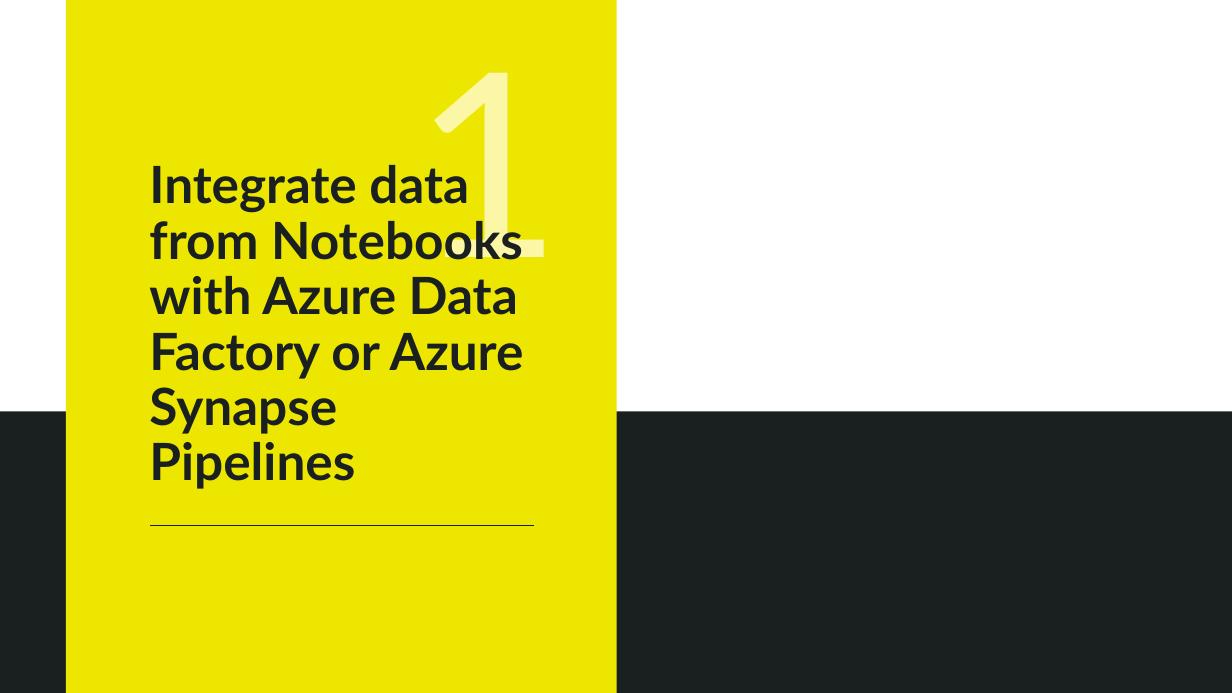
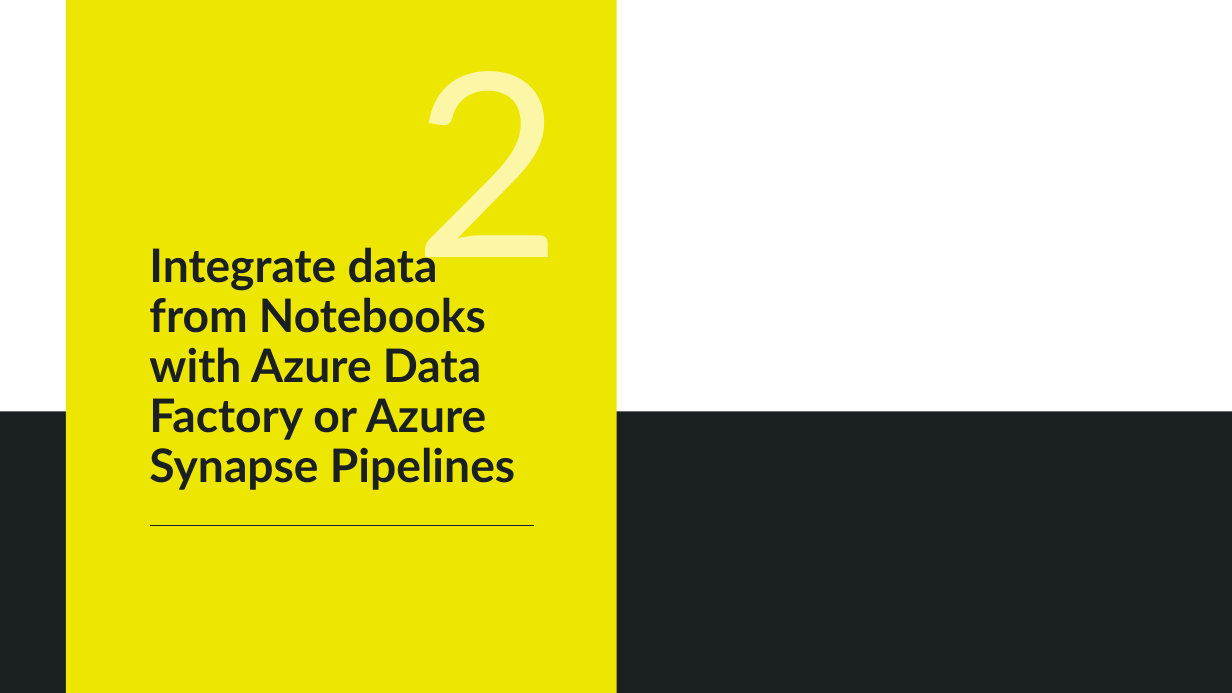
Before and after one commit to solliancenet/azure-data-engineering-conference-workshop-students, a slide deck: slide 5 of 09-Integrate data from notebooks with Azure Data Factory or Synapse Pipelines.pptx (slide 3 before the commit). Drawn at 1232x693 pixels with LibreOffice and Linux fonts; fonts in the diff are those of the drawing; background and template pictures are left out. Boxes give left, top, right and bottom in pixels: in the first picture for what was removed or moved away, otherwise in the second. Text is boxed around its words. In the diff, an @@ line names an element or a change of style, - is before the commit and + after.

```diff
--- a/09-Integrate data from notebooks with Azure Data Factory or Synapse Pipelines.pptx
+++ b/09-Integrate data from notebooks with Azure Data Factory or Synapse Pipelines.pptx
@@ text at [414, 71, 563, 302]: text changed @@
-1
+2
@@ title "Integrate data from Notebooks with ...": place and size @@
-title "Integrate data from Notebooks with ..." at [149, 165, 524, 489]
+title "Integrate data from Notebooks with ..." at [149, 242, 515, 490]
@@ title "Integrate data from Notebooks with ..." at [149, 242, 515, 490]: size 40 to 36 pt @@
```
Also in this commit, not shown: 2 other slides changed, 2 slides added, 2 slides removed, 4 other files.
